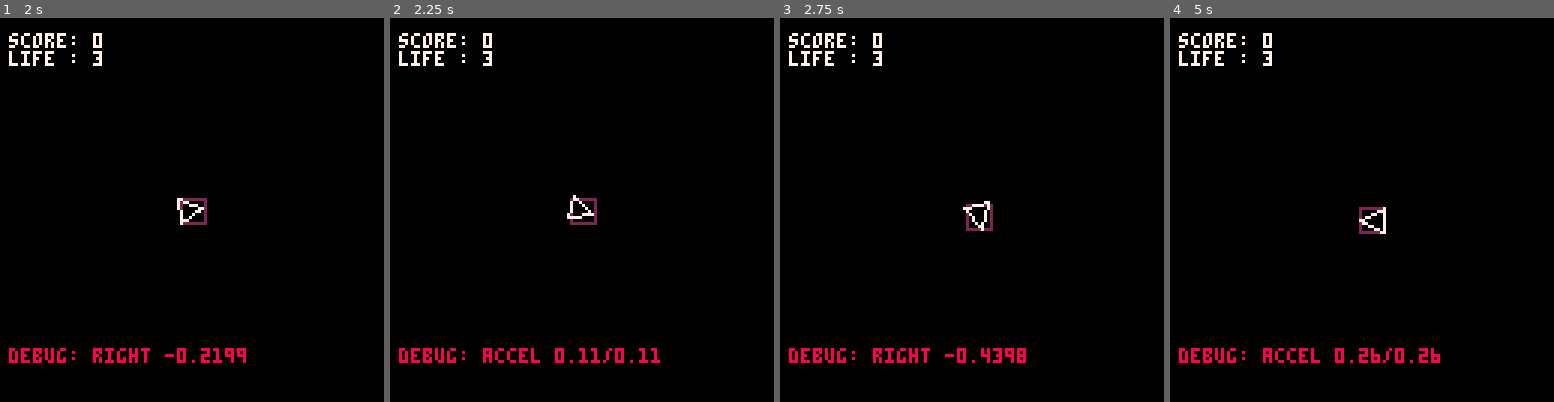
Above: before the commit, frames 1-4 (left to right).
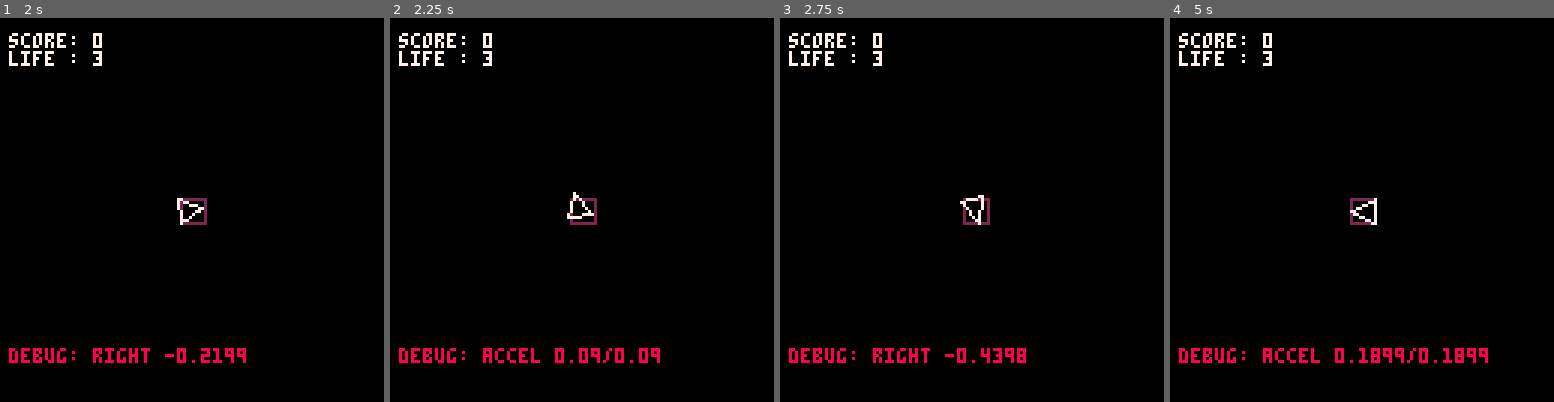
Above: after the commit, the same moments.

Repository: devcherchecollegue-org/back-to-the-90s
Game: PICO-8 cartridge asteroid.p8
Two runs of this game, one before a commit and one after it. Both use one fixed random seed, a clock stepped at 60 frames per second and the inputs below.
Inputs:
- Up to frame 1 (2 s): tap X (X key) at 0.33, 1.07, 1.85 s; hold Right from 1.6 s (still down)
- Up to frame 2 (2.25 s): release Right at 2.1 s; hold Up from 2.15 s (still down)
- Up to frame 3 (2.75 s): release Up at 2.42 s; hold Right from 2.47 s (still down)
- Up to frame 4 (5 s): tap X (X key) at 2.97, 4.08 s; release Right at 3.03 s; hold Left 3.08-3.58 s; hold Right 4.02-4.68 s; hold Up from 4.73 s (still down)

Frame 1 is identical in both runs. In frame 2, 0.3% of the frame differs, in the area x 47-71%, y 45-90%; in frame 3, 0.5%; in frame 4, 1.0%, in the area x 46-83%, y 46-90%.

Commit message:
added maxpseed

Diff:
--- a/asteroid.p8
+++ b/asteroid.p8
@@ -5,8 +5,9 @@
 px, py = 64, 64
 pvx, pvy = 0,0
 paccel= 0.05
-pdecel = 0.02
+pdecel = 0.03
 pangle = 0.0
+pmaxspeed = 3
 pgeom={
 {{0,-1},{-1,1}},
 {{-1,1},{1,1}},
@@ -60,8 +61,10 @@
 	pvy -= pdecel
 	if (pvx < 0) then pvx = 0 end
 	if (pvy < 0) then pvy = 0 end
- px += pvx
- py += pvy
+	if (pvx > pmaxspeed) then pvx = pmaxspeed end
+	if (pvy > pmaxspeed) then pvy = pmaxspeed end
+ px += pvx * cos(pangle+0.25)
+ py += pvy * sin(pangle+0.25)
 end
 
 function draw_text()
